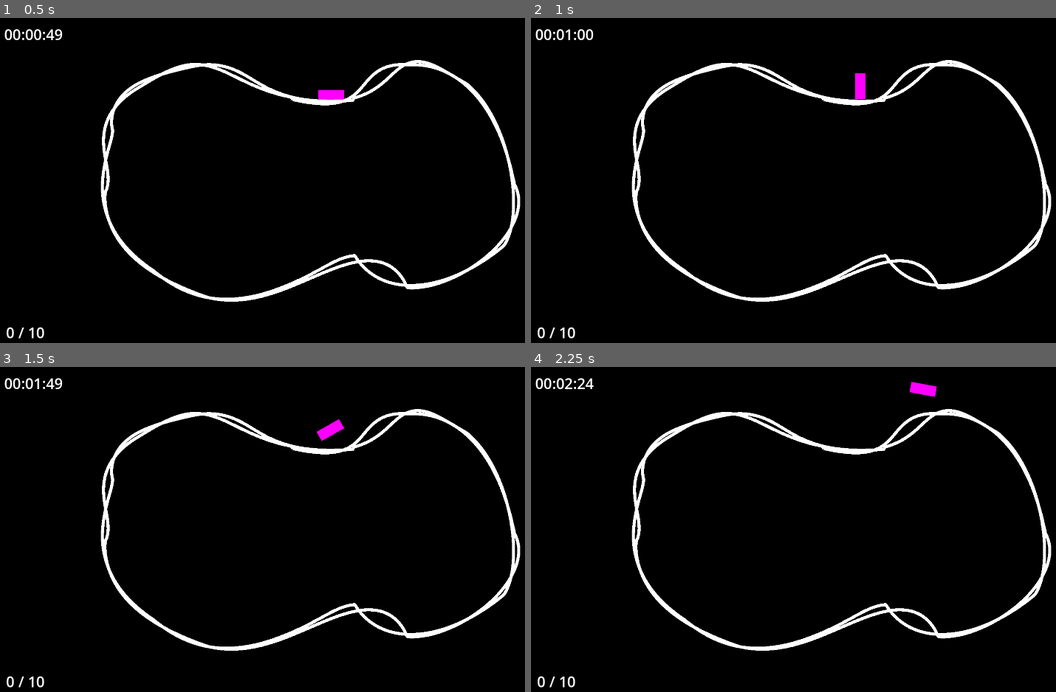
Above: before the commit, frames 1-4 (two rows, left to right).
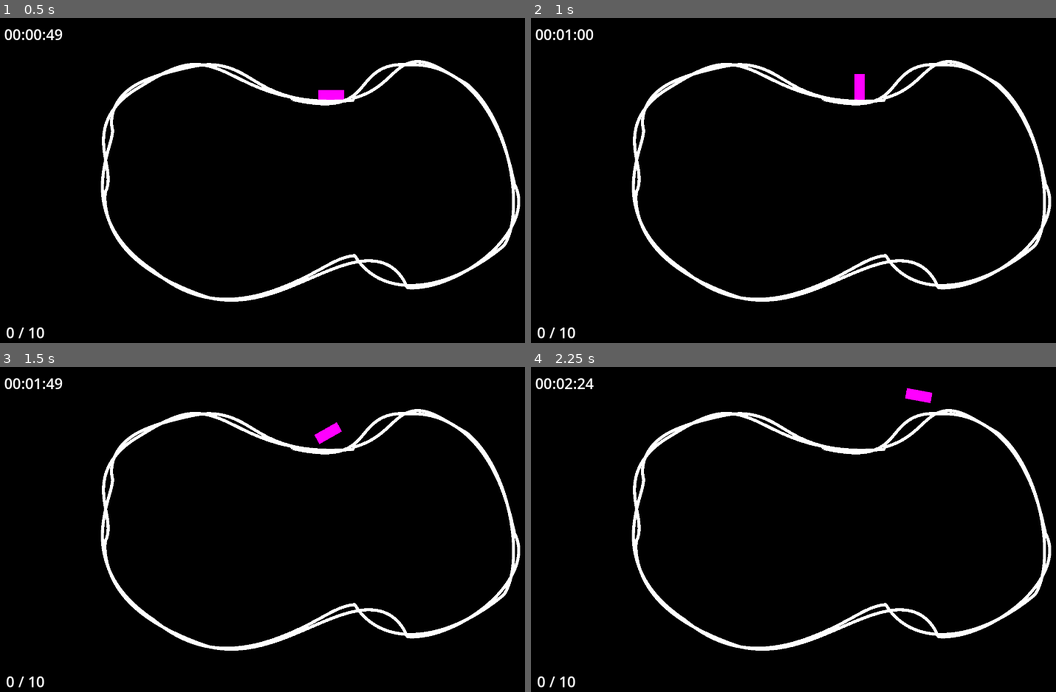
Above: after the commit, the same moments.

Repository: Timjb4235/three-brothers
Game: Godot game, scene res://scenes/main.tscn
Same seed, same stepped clock (60 frames per second), same inputs: the game is played once before the commit and once after it.
Inputs:
- Up to frame 1 (0.5 s): no input
- Up to frame 2 (1 s): hold Right (right) from 0.53 s (still down)
- Up to frame 3 (1.5 s): release Right (right) at 1.28 s; hold Down (down) from 1.28 s (still down)
- Up to frame 4 (2.25 s): release Down (down) at 2.03 s; hold Right (right) from 2.03 s (still down)

Frame 1 is identical in both runs. In frame 2, less than 0.1% of the frame differs, in the area x 61-64%, y 17-26%; in frame 3, 0.1%; in frame 4, 0.2%, in the area x 71-78%, y 4-12%.

Commit message:
Move player away from collisions

Diff:
--- a/scripts/player.gd
+++ b/scripts/player.gd
@@ -5,11 +5,9 @@
 const ACCEL_STRENGTH = 10
 const ROTATION_STRENGTH = 3.5
 const MAX_SPEED = 500
-# const SPIN_MULTIPLIER = 5
 var acceleration = Vector2(0, 0)
 var rotation_input = 0
 var accel_input = 0
-# var spin = 0
 var _racetrack: Node2D
 var lap_progress:float
 var previous_progress:float
@@ -21,7 +19,6 @@
 
 @onready var accel_particles: GPUParticles2D = get_node("AccelerationParticles")
 
-# Called when the node enters the scene tree for the first time.
 func _ready():
 	velocity = Vector2(INITIAL_SPEED * cos(deg_to_rad(rotation)), INITIAL_SPEED * sin(deg_to_rad(rotation)))
 
@@ -41,35 +38,25 @@
 		max_lap = lap_count
 		lap_finished.emit()
 
-# Called every frame. 'delta' is the elapsed time since the previous frame.
 func _physics_process(delta):
 	_get_input()
 	rotation += ROTATION_STRENGTH * rotation_input * delta
-	# rotation += spin * delta
-	# if rotation_input != 0 and spin > 0:
-	# 	spin *= 0.3 ** delta
-	# if spin < 0.1:
-	# 	spin = 0
-	# velocity *= FRICTION ** delta
+
 	if velocity.length() > FRICTION * delta:
 		velocity = velocity - FRICTION * delta * velocity.normalized()
 	velocity += transform.x * accel_input
 	if velocity.length() > MAX_SPEED:
-		print("max")
 		velocity = (velocity / velocity.length()) * MAX_SPEED
+
 	var collision_info = move_and_collide(velocity * delta)
+
 	if collision_info:
-		velocity = velocity.bounce(collision_info.get_normal())
-		#var collision_angle = velocity.normalized().dot(collision_info.get_normal())
-		#if velocity.normalized().angle() - collision_info.get_normal().angle() > 0:
-		#	spin -= abs(1 - collision_angle) * SPIN_MULTIPLIER
-		#else:
-		#	spin -= abs(1 - collision_angle) * SPIN_MULTIPLIER
-		#
+		var overlap_depth = collision_info.get_depth()
+		var collision_normal = collision_info.get_normal()
+		velocity = velocity.bounce(collision_normal)
 
-
-
-
+		# Try to ensure we're not gonna collide with the wall again straight away
+		position += collision_normal * overlap_depth * 1.1
 
 # Receives input from the player via arrow keys
 func _get_input():
